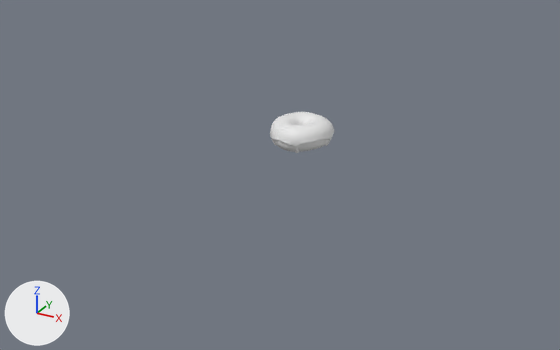
Two versions of the Blender file donut.blend, one commit apart.
Before and after are seen from a 50 mm camera at (6.74, -13.2, 5.54) aimed at (-0.23, -0.53, -0.8). Lighting does not change. The marker at lower left points along +X, +Y and +Z.

Names of what the first picture shows: 'Donut', 'Icing'.
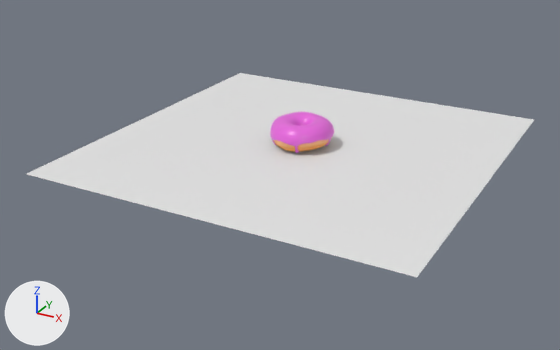
The newer file is also turned or shifted as a whole; pictures and numbers use the older file's frame.

Changed parts and their boxes [x1, y1, x2, y2] in the pictures (560 x 350 px):
```json
{"object": "Plane", "change": "added", "after": [27, 73, 534, 277]}
{"object": "Icing", "change": "recoloured", "before": [270, 112, 334, 153], "after": [270, 112, 334, 153], "on screen": "white to pink"}
{"object": "Donut", "change": "recoloured", "before": [273, 137, 332, 152], "after": [273, 137, 332, 152], "on screen": "grey to orange"}
```

Scene script edits in JSON lines:
```json
{"op": "add", "block": "img_donut_base", "code": ["img_donut_base = load_image('donut base', 'donut base.png', 1024, 1024, 'sRGB')"]}
{"op": "add", "block": "mat_material_002", "code": ["mat_material_002 = principled_material('Material.002')", "mat_material_002.texture = img_donut_base"]}
{"op": "add", "block": "mat_material_001", "code": ["mat_material_001 = principled_material('Material.001')", "mat_material_001.base_color = (0.801, 0.138, 0.718)  # pink #e768dc", "mat_material_001.roughness = 0.291"]}
{"op": "add", "block": "mat_material_003", "code": ["mat_material_003 = principled_material('Material.003')", "mat_material_003.base_color = (0.8, 0.8, 0.8)  # white #e7e7e7"]}
{"block": "me_torus_002", "where": "me_torus_002.from_pydata(...)  # 27520 vertices, 27520 faces; spans x -0.652..0.634, y -0.681..0.666, z -0.237..0.284"}
{"op": "add", "block": "me_torus_002", "code": "me_torus_002.materials.append(mat_material_001)  # pink #e768dc"}
{"block": "me_torus_001", "where": "me_torus_001.from_pydata(...)  # 384 vertices, 384 faces; spans x -0.633..0.622, y -0.667..0.652, z -0.276..0.274"}
{"op": "add", "block": "me_torus_001", "code": "me_torus_001.materials.append(mat_material_002)  # picture img_donut_base"}
{"op": "add", "block": "me_plane", "code": ["me_plane = bpy.data.meshes.new('Plane')", "me_plane.from_pydata([(-1.0, -1.0, 0.0), (1.0, -1.0, 0.0), (-1.0, 1.0, 0.0), (1.0, 1.0, 0.0)], [], [(0, 1, 3, 2)])", "me_plane.materials.append(mat_material_003)  # its picture is missing"]}
{"op": "add", "block": "ob_plane", "code": ["ob_plane = bpy.data.objects.new('Plane', me_plane)", "ob_plane.location = (0.0, 0.0, -0.27)", "ob_plane.scale = (3.83, 3.83, 3.83)"]}
```
